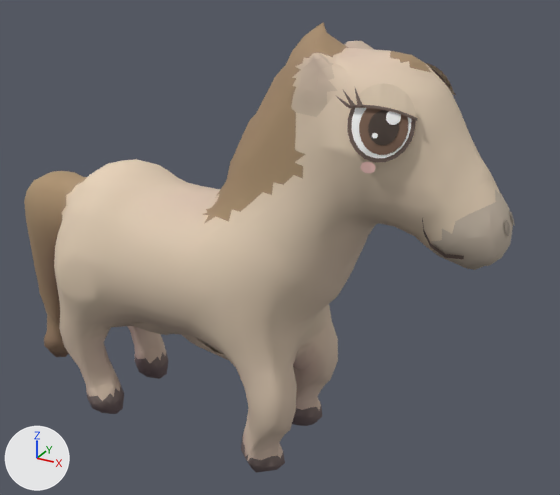
A saved change to the glTF model art/models/animals/pony.glb.
The view is the same before and after, from a 50 mm camera at (0.648, -1.008, 0.9) aimed at (0.077, 0.031, 0.38). The lights are fixed; the arrows at lower left show +X, +Y and +Z. The older version comes first. Vertices at exactly the same position are counted once.

The scene before the commit, as lines of its bpy script (objects in view):
```python
me_pony = bpy.data.meshes.new('pony')
me_pony.from_pydata(...)  # 2463 vertices, 4050 faces; spans x -0.454..0.454, y -0.144..0.144, z 0.0..0.752
me_pony.materials.append(mat_coat)
ob_pony = bpy.data.objects.new('pony', me_pony)
ob_pony.location = (0.0, 0.0, 0.0)
```
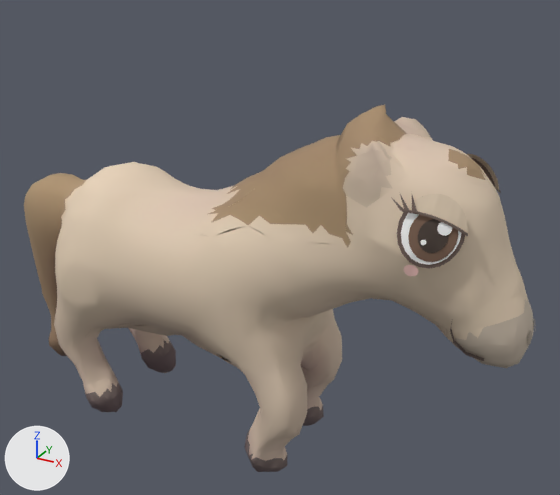
The newer file adds a shape key; the second version is drawn at full value of the shape key 'sleep' of 'pony', and the change is written as the vertex moves it makes.

Where the change shows, as pixel boxes (x1, y1, x2, y2) in the pictures (560 x 495 px; the box of a moved part takes in the faces that stretch with it):
'pony', reshaped (18% shorter): before (24, 22, 515, 472); after (24, 105, 535, 472)
part 1 of me_pony, moved or reshaped: before (347, 108, 416, 163); after (397, 212, 465, 268)
part 2 of me_pony, moved or reshaped: before (351, 108, 411, 158); after (401, 213, 462, 265)
part 3 of me_pony, moved or reshaped: before (359, 108, 408, 155); after (408, 215, 458, 262)
part 4 of me_pony, moved or reshaped: before (368, 110, 399, 145); after (418, 219, 449, 253)
part 5 of me_pony, moved or reshaped: before (386, 111, 401, 125); after (437, 222, 452, 236)
part 6 of me_pony, moved or reshaped: before (372, 133, 378, 138); after (421, 240, 426, 245)
part 7 of me_pony, moved or reshaped: before (353, 83, 416, 117); after (408, 194, 468, 233)
part 8 of me_pony, moved or reshaped: before (348, 105, 418, 121); after (402, 210, 468, 236)
part 9 of me_pony, moved or reshaped: before (360, 162, 376, 173); after (404, 265, 418, 276)
part 10 of me_pony, moved or reshaped: before (505, 220, 510, 236); after (528, 331, 532, 346)
part 11 of me_pony, moved or reshaped: before (422, 218, 464, 259); after (450, 319, 484, 361)
part 12 of me_pony, moved or reshaped (mostly hidden): before (432, 69, 448, 87); after (470, 157, 496, 189)
part 13 of me_pony, moved or reshaped: before (426, 63, 455, 95); after (467, 154, 499, 191)
part 14 of me_pony, moved or reshaped: before (24, 22, 513, 472); after (24, 105, 534, 472)

Edits to the bpy script that builds the scene:
```text
Change me_pony:
    remove me_pony.from_pydata(...)  # 2463 vertices, 4050 faces; spans x -0.454..0.454, y -0.144..0.144, z 0.0..0.752
    add me_pony.from_pydata(...)  # 2463 vertices, 4050 faces; spans x -0.454..0.501, y -0.143..0.144, z 0.0..0.651
    me_pony part 1: the loose piece of 21 vertices spanning x 0.25..0.333, y -0.111..-0.07, z 0.598..0.692 is multiplied about its middle by the matrix ((0.98, 0.0, 0.199), (0.01, 0.999, -0.049), (-0.198, 0.05, 0.979)), then moved by (0.08, -0.009, -0.13)
    me_pony part 2: the loose piece of 21 vertices spanning x 0.255..0.329, y -0.11..-0.074, z 0.604..0.687 is multiplied about its middle by the matrix ((0.98, 0.0, 0.199), (0.01, 0.999, -0.049), (-0.198, 0.05, 0.979)), then moved by (0.08, -0.009, -0.13)
    me_pony part 3: the loose piece of 21 vertices spanning x 0.266..0.326, y -0.108..-0.079, z 0.608..0.675 is multiplied about its middle by the matrix ((0.98, 0.0, 0.199), (0.01, 0.999, -0.049), (-0.198, 0.05, 0.979)), then moved by (0.079, -0.009, -0.131)
    me_pony part 4: the loose piece of 21 vertices spanning x 0.278..0.315, y -0.104..-0.085, z 0.62..0.663 is multiplied about its middle by the matrix ((0.98, 0.0, 0.199), (0.01, 0.999, -0.049), (-0.198, 0.05, 0.979)), then moved by (0.079, -0.009, -0.131)
    me_pony part 5: the loose piece of 13 vertices spanning x 0.297..0.316, y -0.092..-0.084, z 0.646..0.664 is multiplied about its middle by the matrix ((0.98, 0.0, 0.199), (0.01, 0.999, -0.049), (-0.198, 0.05, 0.979)), then moved by (0.082, -0.009, -0.133)
    me_pony part 6: the loose piece of 11 vertices spanning x 0.284..0.292, y -0.104..-0.101, z 0.628..0.636 is moved by (0.078, -0.009, -0.129)
    me_pony part 7: the loose piece of 42 vertices spanning x 0.252..0.335, y -0.103..-0.076, z 0.654..0.695 is multiplied about its middle by the matrix ((0.98, 0.0, 0.199), (0.01, 0.999, -0.049), (-0.198, 0.05, 0.979)), then moved by (0.086, -0.011, -0.131)
    me_pony part 8: the loose piece of 50 vertices spanning x 0.251..0.336, y -0.105..-0.081, z 0.652..0.669 is multiplied about its middle by the matrix ((0.98, 0.0, 0.199), (0.01, 0.999, -0.049), (-0.198, 0.05, 0.979)), then moved by (0.083, -0.01, -0.13)
    me_pony part 9: the loose piece of 15 vertices spanning x 0.275..0.294, y -0.116..-0.109, z 0.585..0.599 is multiplied about its middle by the matrix ((0.98, 0.0, 0.199), (0.01, 0.999, -0.049), (-0.198, 0.05, 0.979)), then moved by (0.07, -0.007, -0.128)
    me_pony part 10: the loose piece of 13 vertices spanning x 0.447..0.454, y -0.027..-0.012, z 0.496..0.518 is multiplied about its middle by the matrix ((0.98, 0.0, 0.199), (0.01, 0.999, -0.049), (-0.198, 0.05, 0.979)), then moved by (0.05, -0.001, -0.155)
    me_pony part 11: the loose piece of 10 vertices spanning x 0.35..0.406, y -0.072..-0.055, z 0.462..0.522 is multiplied about its middle by the matrix ((0.98, 0.0, 0.199), (0.01, 0.999, -0.049), (-0.198, 0.05, 0.979)), then moved by (0.048, -0.001, -0.142)
    me_pony part 12: the loose piece of 21 vertices spanning x 0.25..0.333, y 0.068..0.109, z 0.598..0.692 is multiplied about its middle by the matrix ((0.98, 0.0, 0.199), (0.01, 0.999, -0.049), (-0.198, 0.05, 0.979)), then moved by (0.08, -0.009, -0.121)
    me_pony part 13: the loose piece of 42 vertices spanning x 0.252..0.335, y 0.073..0.101, z 0.654..0.695 is multiplied about its middle by the matrix ((0.98, 0.0, 0.199), (0.01, 0.999, -0.049), (-0.198, 0.05, 0.979)), then moved by (0.086, -0.011, -0.122)
    me_pony part 14: 1987 of 2463 vertices moved; they spanned x -0.454..0.452, y -0.144..0.144, z 0.0..0.752 and now span x -0.454..0.501, y -0.143..0.144, z 0.0..0.651; mean shift (0.023, 0.0, -0.032); largest move (0.444, -0.025, 0.518) -> (0.496, -0.026, 0.364)
    other edits to the shape of me_pony do not show in these pictures
```
